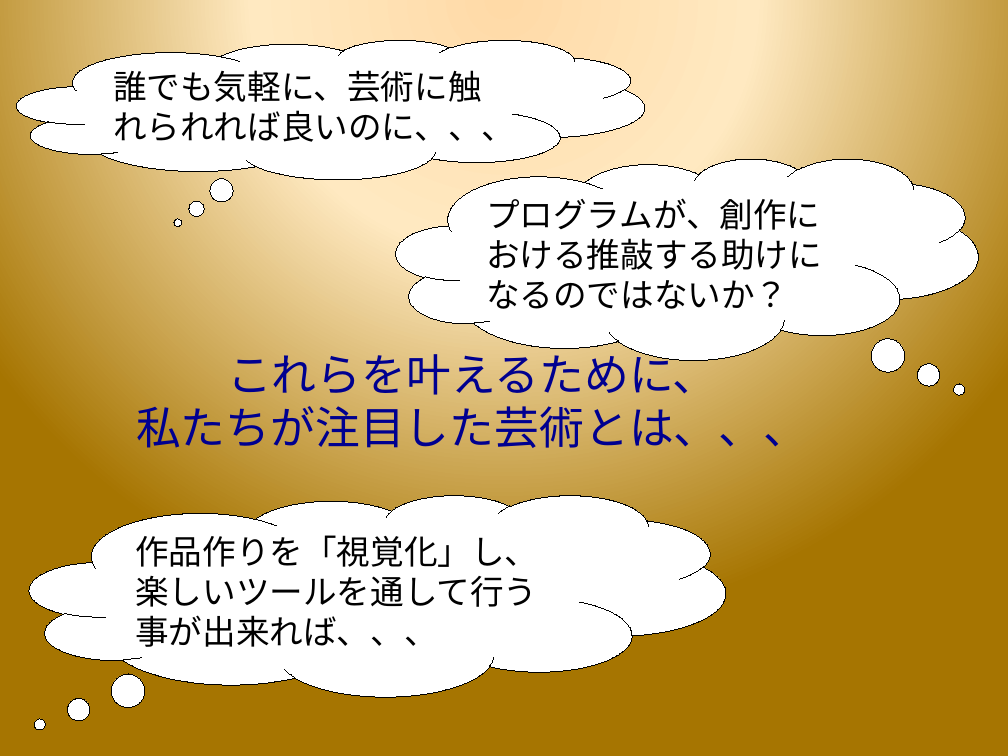
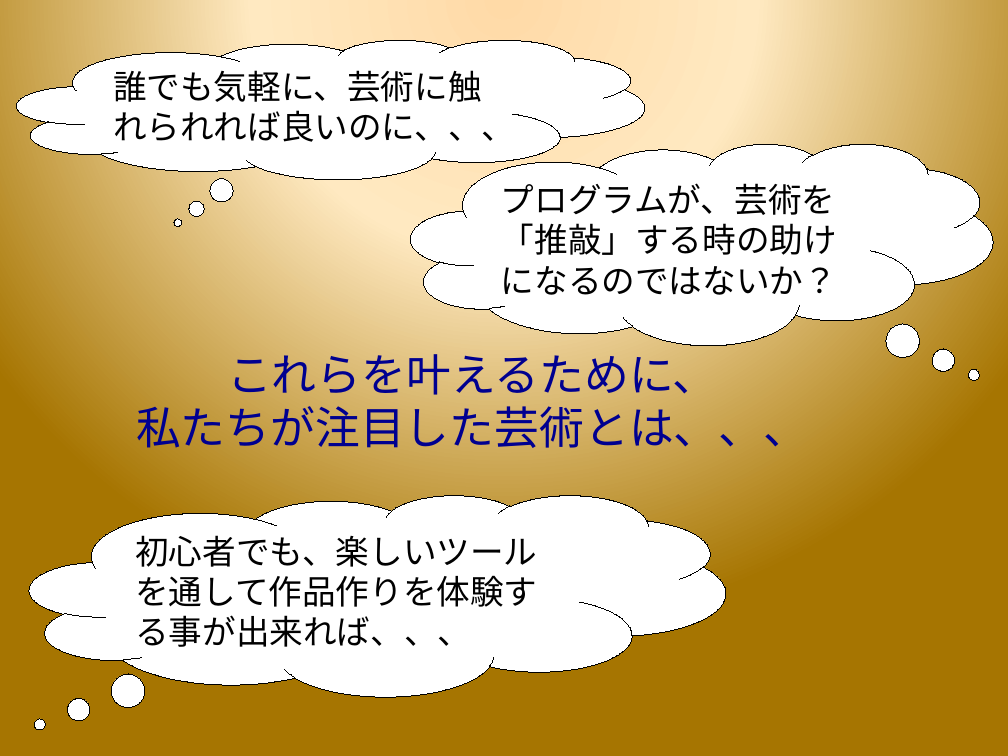
Before and after one commit to PL2GroupJ/Document, a slide deck: slide 3 of presentation.ppt. Drawn at 1008x756 pixels with LibreOffice and Linux fonts; fonts in the diff are those of the drawing; background and template pictures are left out. Boxes give left, top, right and bottom in pixels: in the first picture for what was removed or moved away, otherwise in the second. Text is boxed around its words. In the diff, an @@ line names an element or a change of style, - is before the commit and + after.

```diff
--- a/presentation.ppt
+++ b/presentation.ppt
@@ thought cloud "プログラムが、芸術を「推敲」する時の助けになるのではないか？": place and size @@
-thought cloud "プログラムが、芸術を「推敲」する時の助けになるのではないか？" at box(396, 158, 978, 360)
+thought cloud "プログラムが、芸術を「推敲」する時の助けになるのではないか？" at box(410, 144, 992, 346)
@@ text in thought cloud at box(501, 183, 837, 295): text changed @@
-プログラムが、創作における推敲する助けになるのではないか？
+プログラムが、芸術を「推敲」する時の助けになるのではないか？
@@ text in thought cloud at box(135, 535, 537, 647): text changed @@
-作品作りを「視覚化」し、楽しいツールを通して行う事が出来れば、、、
+初心者でも、楽しいツールを通して作品作りを体験する事が出来れば、、、
```
Also in this commit, not shown: 1 slide added, 1 other file.
